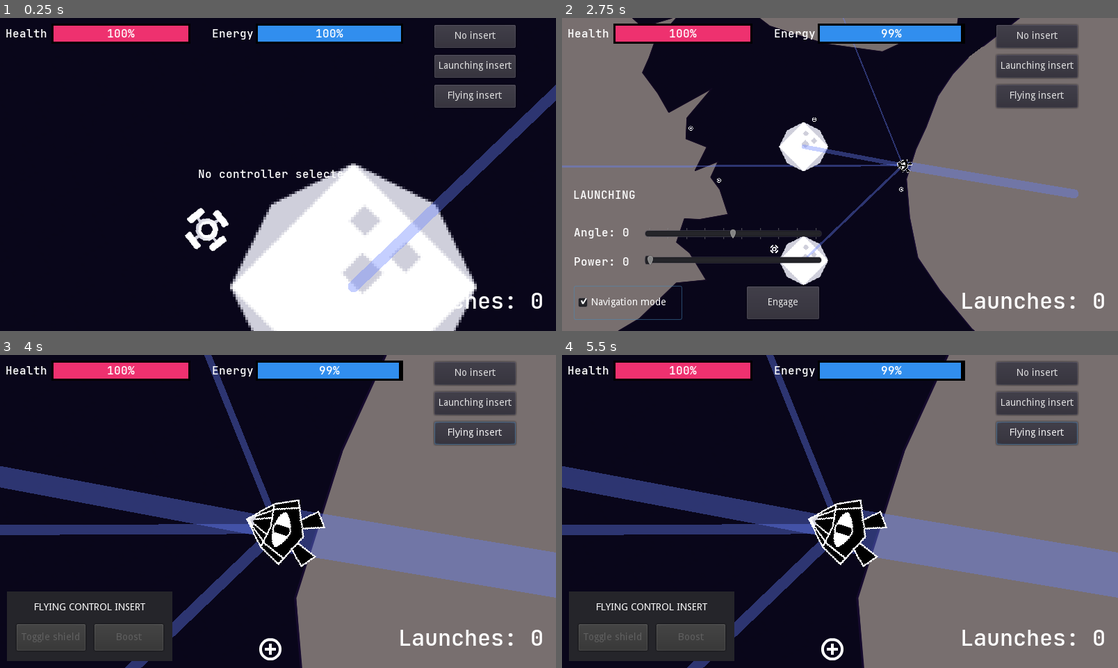
Above: before the commit, frames 1-4 (two rows, left to right).
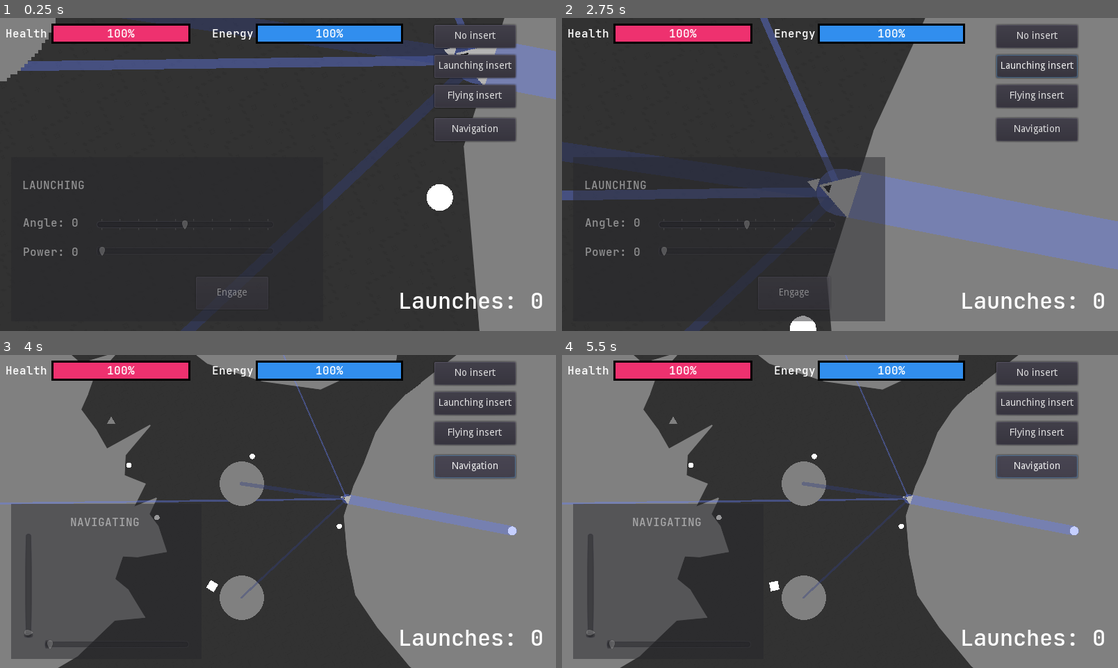
Above: after the commit, the same moments.

Repository: enricllagostera/de-volta
Game: Godot game, scene res://scenes/Game.tscn
The game is run twice, just before and just after one commit, with the same random seed, the same clock (stepped at 60 frames per second) and the same inputs.
Inputs (mouse positions are in pixels of both pictures, inside the frame that each line leads up to):
- Up to frame 1 (0.25 s): no input
- Up to frame 2 (2.75 s): click "No insert" at 0.5 s; click "Launching insert" at 1.25 s; click (628, 302) at 2 s, where only the run before the commit has a clickable "Navigation mode"
- Up to frame 3 (4 s): click "Flying insert" at 2.75 s; click (472, 467) at 3.5 s, where only the run after the commit has a clickable "Navigation"
- Up to frame 4 (5.5 s): tap Enter (ui_accept) at 4.25, 4.52, 4.82, 5.27, 5.3 s; hold Right (ui_right) 4.28-5.03 s; tap 1 (empty_controller) at 4.35 s; tap 2 (launching_controller) at 4.55, 5.1 s; hold Down (ui_down) from 5.03 s (still down)

The runs differ from the first frame. In frame 1, 93% of the frame differs, in the area x 0-100%, y 0-100%; in frame 2, 69%; in frame 3, 68%; in frame 4, 68%.
Error after the commit: Invalid get index '0' (on base: 'Array'). (res://RecordPlayer.gd:21)

Commit message:
feat: Added gameplat recording and playbac, some re-org too
Closes #3

Diff:
--- a/GravityAttractor.tscn
+++ b/GravityAttractor.tscn
@@ -1,7 +1,7 @@
 [gd_scene load_steps=4 format=2]
 
 [ext_resource path="res://GravitationalAsteroid.gd" type="Script" id=1]
-[ext_resource path="res://images/meteor_detailedLarge.png" type="Texture" id=2]
+[ext_resource path="res://images/prototyping_shapes1.png" type="Texture" id=2]
 
 [sub_resource type="CircleShape2D" id=9]
 radius = 157.08
@@ -15,11 +15,9 @@
 mass = 10000.0
 
 [node name="CollisionShape2D" type="CollisionShape2D" parent="."]
-visible = false
 shape = SubResource( 9 )
 
 [node name="Visual" type="Sprite" parent="."]
-visible = false
 texture = ExtResource( 2 )
 
 [node name="Line2D" type="Line2D" parent="."]
--- a/Player.gd
+++ b/Player.gd
@@ -11,7 +11,7 @@
 func _ready():
 	_change_launch_angle(0)
 	_change_launch_power(0)
-	activate_empty_controller()
+	activate_launching_controller()
 	$JSBridge.js_call("testFunction")
 
 
@@ -46,10 +46,10 @@
 	if $Starship.is_grounded:
 		$Controllers/Launching.visible = true
 		# Navigation mode
-		if Input.is_action_just_pressed("ui_accept"):
-			_change_navigation_mode(true)
-		elif Input.is_action_just_released("ui_accept"):
-			_change_navigation_mode(false)
+		# if Input.is_action_just_pressed("ui_accept"):
+		# 	_change_navigation_mode(true)
+		# elif Input.is_action_just_released("ui_accept"):
+		# 	_change_navigation_mode(false)
 		# Angle processing
 		if Input.is_action_just_pressed("ui_left"):
 			_change_launch_angle($Starship.launch_angle - ANGLE_INCREMENT_PER_PRESS)
@@ -68,7 +68,7 @@
 func _change_navigation_mode(new_state):
 	$Starship.is_navigating = new_state
 	$Starship.emit_signal("navigation_engaged", new_state)
-	$Controllers/Launching/NavigationToggle.pressed = new_state
+	# $Controllers/Launching/NavigationToggle.pressed = new_state
 
 
 func _change_launch_power(new_value):
@@ -102,8 +102,9 @@
 	$Starship.emit_signal("navigation_engaged", button_pressed)
 
 
-func _on_Starship_navigation_engaged(is_active):
-	$Controllers/Launching/NavigationToggle.pressed = is_active
+func _on_Starship_navigation_engaged(_is_active):
+	#	$Controllers/Launching/NavigationToggle.pressed = is_active
+	pass
 
 
 func _on_EmptyButton_pressed():
@@ -130,25 +131,39 @@
 
 func activate_launching_controller(_args = null):
 	$Controllers/Launching.visible = true
+	$Controllers/Flying.visible = false
+	$Controllers/Navigating.visible = false
 	$Starship.controller = $Starship.Controller.LAUNCHING
-	$Controllers/Flying.visible = false
+	_change_navigation_mode(false)
 
 
 func activate_empty_controller(_args = null):
 	$Controllers/Launching.visible = false
+	$Controllers/Navigating.visible = false
+	$Controllers/Flying.visible = false
 	$Starship.controller = $Starship.Controller.EMPTY
-	$Starship.is_navigating = false
-	$Controllers/Flying.visible = false
-	$Starship.emit_signal("navigation_engaged", false)
+	_change_navigation_mode(false)
 
 
 func activate_flying_controller(_args = null):
 	$Controllers/Launching.visible = false
+	$Controllers/Flying.visible = true
+	$Controllers/Navigating.visible = false
 	$Starship.controller = $Starship.Controller.FLYING
-	$Starship.is_navigating = false
-	$Controllers/Flying.visible = true
-	$Starship.emit_signal("navigation_engaged", false)
+	_change_navigation_mode(false)
+
+
+func activate_navigating_controller(_args = null):
+	$Controllers/Launching.visible = false
+	$Controllers/Flying.visible = false
+	$Controllers/Navigating.visible = true
+	$Starship.controller = $Starship.Controller.NAVIGATING
+	_change_navigation_mode(true)
 
 
 func _on_ShieldButton_toggled(button_pressed):
-	$Starship.is_shielded = true
+	$Starship.is_shielded = button_pressed
+
+
+func _on_NavigatingButton_pressed():
+	activate_navigating_controller()
--- /dev/null
+++ b/RecordPlayer.gd
@@ -0,0 +1,51 @@
+extends Node2D
+
+export(NodePath) var source_node
+export var history = []
+export var initial_ticks = 0
+onready var source = get_node(source_node)
+var history_index = 0
+var timer = 0.0
+var playback_time_scale
+
+
+func _ready():
+	history_index = 0
+	load_history()
+	timer = 0.0
+
+
+func _process(delta):
+	timer += delta
+	var next_index = get_next_index(history_index)
+	var next_tick_time = history[next_index].tick - initial_ticks
+	while timer >= next_tick_time:
+		history_index = get_next_index(history_index)
+		if history_index == 0:
+			timer = 0.0
+		next_index = get_next_index(history_index)
+		next_tick_time = history[next_index].tick - initial_ticks
+	var next_position = str2var("Vector2" + history[history_index].position)
+	rotation_degrees = history[history_index].rotation_degrees
+	position = next_position
+
+
+func get_next_index(from_index):
+	return 0 if (from_index + 1) >= history.size() else from_index + 1
+
+
+func load_history():
+	var path = "user://record_" + source.name + ".sav"
+	# Check if there is a saved file
+	var file = File.new()
+	if not file.file_exists(path):
+		print("No file saved!")
+		return
+	# Try to open existing file
+	if file.open(path, File.READ) != 0:
+		print("Error opening file")
+		return
+	# All is OK, get the data
+	var data = parse_json(file.get_line())
+	history = data.history
+	initial_ticks = data.initial_ticks
--- /dev/null
+++ b/Recorder.gd
@@ -0,0 +1,62 @@
+extends Node2D
+
+onready var initial_ticks = 0.0;
+export onready var history = []
+export(NodePath) var position_target;
+export(NodePath) var rotation_target;
+
+onready var pos_target = get_node(position_target)
+onready var rot_target = get_node(rotation_target)
+
+export var save_on_exit = true;
+
+var movement_threshold = 1.0;
+var old_position = Vector2.ZERO;
+var timeSinceReady = 0.0;
+
+func _ready():
+	save_on_exit = false;
+
+func _process(delta):
+	timeSinceReady += delta;
+	var new_record = {};
+	var pos = pos_target.position
+	if pos.distance_to(old_position) >= movement_threshold:
+		new_record.position = pos
+		old_position = pos
+		new_record.rotation_degrees = rot_target.rotation_degrees;
+		new_record.time_scale = Engine.time_scale
+	if not new_record.empty():
+		new_record.tick = timeSinceReady;
+		add_record(new_record);
+
+func add_record(record):
+	history.append(record);
+
+func _exit_tree():
+	# Create a last record to show stopped
+	var new_record = {};
+	new_record.position = pos_target.position
+	new_record.rotation_degrees = rot_target.rotation_degrees;
+	new_record.time_scale = Engine.time_scale
+	new_record.tick = timeSinceReady;
+	add_record(new_record);
+	if save_on_exit:
+		save_history();
+
+func save_history():
+	var file = File.new();
+	var path = "user://record_"+ pos_target.name + ".sav";
+	if file.open(path, File.WRITE) != 0:
+		print("Error opening file")
+		return
+	var data = {}
+	data.initial_ticks = initial_ticks
+	data.history = history
+	print(path);
+	file.store_line(to_json(data))
+	file.close()
+
+
+func _on_Starship_goal_reached(_launch_count, _energy):
+	save_on_exit = true;
--- a/Starship.gd
+++ b/Starship.gd
@@ -8,7 +8,7 @@
 const OFFSCREEN_TIME_MAX = 1.0
 const SHIELD_PROTECTION_RATE = 0.8
 
-enum Controller { EMPTY, LAUNCHING, FLYING, REPAIRING }
+enum Controller { EMPTY, LAUNCHING, FLYING, REPAIRING, NAVIGATING }
 
 export var base_power = 1.0
 export var base_damp = 0.001
@@ -20,7 +20,7 @@
 export var energy_per_battery = 30.0
 export var energy_for_navigation_per_s = 0.5
 
-var controller = Controller.EMPTY
+onready var controller = Controller.LAUNCHING
 var launch_count = 0
 var launch_angle = 0
 var launch_power = 0
@@ -60,7 +60,7 @@
 			$LaunchAim.visible = false
 
 
-func _flying(delta):
+func _flying(_delta):
 	Engine.time_scale = 1.0
 	if is_grounded:
 		is_shielded = false
--- a/default_bus_layout.tres
+++ /dev/null
@@ -1,3 +0,0 @@
-[gd_resource type="AudioBusLayout" format=2]
-
-[resource]
--- a/scenes/LargeTestMap.tscn
+++ b/levels/LargeTestMap.tscn
@@ -11,11 +11,14 @@
 [ext_resource path="res://Map.gd" type="Script" id=9]
 [ext_resource path="res://scenes/TerrainMountains.tscn" type="PackedScene" id=10]
 [ext_resource path="res://scenes/TerrainOcean.tscn" type="PackedScene" id=11]
-[ext_resource path="res://images/icon_plusSmall.png" type="Texture" id=12]
-[ext_resource path="res://images/station_C.png" type="Texture" id=13]
+[ext_resource path="res://images/prototyping_shapes1.png" type="Texture" id=12]
+[ext_resource path="res://images/prototyping_shapes2.png" type="Texture" id=13]
 [ext_resource path="res://fonts/BaseFont.tres" type="DynamicFont" id=14]
+[ext_resource path="res://Recorder.gd" type="Script" id=15]
+[ext_resource path="res://RecordPlayer.gd" type="Script" id=16]
 [ext_resource path="res://TextureScroll.gd" type="Script" id=17]
 [ext_resource path="res://images/pattern02.png" type="Texture" id=18]
+[ext_resource path="res://images/prototyping_shapes3.png" type="Texture" id=19]
 [ext_resource path="res://GravityAttractor.tscn" type="PackedScene" id=28]
 
 [sub_resource type="StyleBoxFlat" id=5]
@@ -156,7 +159,7 @@
 
 [node name="Backdrop" type="Polygon2D" parent="Scenario"]
 position = Vector2( 1342.5, 649 )
-color = Color( 0.0352941, 0.0235294, 0.101961, 1 )
+color = Color( 0.196078, 0.196078, 0.196078, 1 )
 texture = ExtResource( 18 )
 texture_scale = Vector2( 0.5, 0.5 )
 texture_rotation_degrees = 71.6
@@ -166,9 +169,12 @@
 
 [node name="Terrain" parent="Scenario" instance=ExtResource( 10 )]
 material = null
-color = Color( 0.470588, 0.435294, 0.435294, 1 )
+color = Color( 0.501961, 0.501961, 0.501961, 1 )
 texture = null
 polygon = PoolVector2Array( -982, -69, -976, -888, -535, -934, -500, -782, -353, -793, -399, -569, -220, -412, 36, -489 …(229 unchanged characters)…
+
+[node name="Line2D" parent="Scenario/Terrain" index="0"]
+default_color = Color( 0.501961, 0.501961, 0.501961, 1 )
 
 [node name="PlanetAttractorLeft3" parent="Scenario" instance=ExtResource( 28 )]
 position = Vector2( -982, 595 )
@@ -176,21 +182,27 @@
 [node name="Terrain3" parent="Scenario" instance=ExtResource( 10 )]
 material = null
 position = Vector2( 2029, -1508 )
-color = Color( 0.470588, 0.435294, 0.435294, 1 )
+color = Color( 0.501961, 0.501961, 0.501961, 1 )
 texture = null
 texture_rotation_degrees = 45.0
 polygon = PoolVector2Array( -982, -69, -976, -888, -535, -934, -500, -782, -353, -793, -399, -569, -220, -412, 36, -489 …(237 unchanged characters)…
 offset_speed = -10.0
 
+[node name="Line2D" parent="Scenario/Terrain3" index="0"]
+default_color = Color( 0.501961, 0.501961, 0.501961, 1 )
+
 [node name="PlanetAttractorLeft5" parent="Scenario" instance=ExtResource( 28 )]
 position = Vector2( 1047, -913 )
 mass = 5000.0
 
 [node name="Terrain2" parent="Scenario" instance=ExtResource( 11 )]
 material = null
-color = Color( 0.470588, 0.435294, 0.435294, 1 )
+color = Color( 0.501961, 0.501961, 0.501961, 1 )
 texture = null
 polygon = PoolVector2Array( -49, -434, 218, -642, 585, -713, 1065, -761, 1305, -134, 1821, 700, 1168, 1904, 608, 2021, 196, 1860, -129, 1600, -359, 1323, -519, 1088, -578, 802, -602, 522, -535, 310, -457, 140, -375, -76, -270, -233, -157, -353 )
+
+[node name="Line2D" parent="Scenario/Terrain2" index="1"]
+default_color = Color( 0.501961, 0.501961, 0.501961, 1 )
 
 [node name="PlanetAttractorLeft2" parent="Scenario" instance=ExtResource( 28 )]
 position = Vector2( 2885, 789 )
@@ -216,6 +228,7 @@
 }
 
 [node name="IconPlusSmall" type="Sprite" parent="Scenario/Battery1"]
+scale = Vector2( 0.6, 0.6 )
 texture = ExtResource( 12 )
 
 [node name="CollisionShape2D" type="CollisionShape2D" parent="Scenario/Battery1"]
@@ -229,6 +242,7 @@
 }
 
 [node name="IconPlusSmall" type="Sprite" parent="Scenario/Battery2"]
+scale = Vector2( 0.6, 0.6 )
 texture = ExtResource( 12 )
 
 [node name="CollisionShape2D" type="CollisionShape2D" parent="Scenario/Battery2"]
@@ -242,6 +256,7 @@
 }
 
 [node name="IconPlusSmall" type="Sprite" parent="Scenario/Battery3"]
+scale = Vector2( 0.6, 0.6 )
 texture = ExtResource( 12 )
 
 [node name="CollisionShape2D" type="CollisionShape2D" parent="Scenario/Battery3"]
@@ -255,6 +270,7 @@
 }
 
 [node name="IconPlusSmall" type="Sprite" parent="Scenario/Battery4"]
+scale = Vector2( 0.6, 0.6 )
 texture = ExtResource( 12 )
 
 [node name="CollisionShape2D" type="CollisionShape2D" parent="Scenario/Battery4"]
@@ -268,38 +284,33 @@
 }
 
 [node name="IconPlusSmall" type="Sprite" parent="Scenario/Battery5"]
+scale = Vector2( 0.6, 0.6 )
 texture = ExtResource( 12 )
 
 [node name="CollisionShape2D" type="CollisionShape2D" parent="Scenario/Battery5"]
 shape = SubResource( 8 )
 
-[node name="PlanetAttractorLeft" parent="Scenario" instance=ExtResource( 28 )]
+[node name="Asteroid1" parent="Scenario" instance=ExtResource( 28 )]
+modulate = Color( 0.501961, 0.501961, 0.501961, 1 )
 position = Vector2( 938, 1268 )
 mass = 4000.0
 
-[node name="CollisionShape2D" parent="Scenario/PlanetAttractorLeft" index="0"]
-visible = true
-
-[node name="Visual" parent="Scenario/PlanetAttractorLeft" index="1"]
-visible = true
-scale = Vector2( 3.69531, 3.69531 )
-
-[node name="PlanetAttractorLeft4" parent="Scenario" instance=ExtResource( 28 )]
+[node name="Visual" parent="Scenario/Asteroid1" index="1"]
+scale = Vector2( 5, 5 )
+
+[node name="Asteroid2" parent="Scenario" instance=ExtResource( 28 )]
+modulate = Color( 0.501961, 0.501961, 0.501961, 1 )
 position = Vector2( 938, 450 )
 mass = 4000.0
 
-[node name="CollisionShape2D" parent="Scenario/PlanetAttractorLeft4" index="0"]
-visible = true
-
-[node name="Visual" parent="Scenario/PlanetAttractorLeft4" index="1"]
-visible = true
-scale = Vector2( 3.69531, 3.69531 )
+[node name="Visual" parent="Scenario/Asteroid2" index="1"]
+scale = Vector2( 5, 5 )
 
 [node name="Player" type="Node2D" parent="."]
 script = ExtResource( 5 )
 
 [node name="Starship" parent="Player" groups=["starship"] instance=ExtResource( 2 )]
-position = Vector2( 1687, 595 )
+position = Vector2( 1696, 560 )
 base_power = 6.0
 base_damp = 0.001
 base_gravity = 0
@@ -335,13 +346,15 @@
 align = 1
 valign = 1
 
-[node name="Launching" type="Control" parent="Player/Controllers"]
+[node name="Launching" type="Panel" parent="Player/Controllers"]
 visible = false
-anchor_right = 1.0
-anchor_bottom = 1.0
-__meta__ = {
-"_edit_use_anchors_": false
-}
+modulate = Color( 1, 1, 1, 0.478431 )
+anchor_top = 1.0
+anchor_bottom = 1.0
+margin_left = 16.0
+margin_top = -250.0
+margin_right = 465.0
+margin_bottom = -14.0
 
 [node name="Title" type="Label" parent="Player/Controllers/Launching"]
 anchor_top = 1.0
@@ -372,10 +385,10 @@
 }
 
 [node name="AngleHSlider" type="HSlider" parent="Player/Controllers/Launching"]
-margin_left = 119.0
-margin_top = 302.0
-margin_right = 374.0
-margin_bottom = 318.0
+margin_left = 123.0
+margin_top = 89.0
+margin_right = 378.0
+margin_bottom = 105.0
 min_value = -80.0
 max_value = 80.0
 tick_count = 10
@@ -399,10 +412,10 @@
 }
 
 [node name="PowerHSlider" type="HSlider" parent="Player/Controllers/Launching"]
-margin_left = 119.0
-margin_top = 340.0
-margin_right = 374.0
-margin_bottom = 356.0
+margin_left = 123.0
+margin_top = 127.0
+margin_right = 378.0
+margin_bottom = 143.0
 
 [node name="EngageButton" type="Button" parent="Player/Controllers/Launching"]
 anchor_top = 1.0
@@ -416,21 +429,9 @@
 "_edit_use_anchors_": false
 }
 
-[node name="NavigationToggle" type="CheckBox" parent="Player/Controllers/Launching"]
-anchor_top = 1.0
-anchor_bottom = 1.0
-margin_left = 18.0
-margin_top = -64.0
-margin_right = 172.0
-margin_bottom = -17.0
-text = "Navigation mode"
-flat = true
-__meta__ = {
-"_edit_use_anchors_": false
-}
-
 [node name="Flying" type="Panel" parent="Player/Controllers"]
 visible = false
+modulate = Color( 1, 1, 1, 0.478431 )
 anchor_top = 1.0
 anchor_bottom = 1.0
 margin_left = 10.0
@@ -477,6 +478,50 @@
 text = "FLYING CONTROL INSERT"
 align = 1
 
+[node name="Navigating" type="Panel" parent="Player/Controllers"]
+visible = false
+modulate = Color( 1, 1, 1, 0.478431 )
+anchor_top = 1.0
+anchor_bottom = 1.0
+margin_left = 16.0
+margin_top = -236.0
+margin_right = 290.0
+margin_bottom = -13.0
+__meta__ = {
+"_edit_use_anchors_": false
+}
+
+[node name="Title" type="Label" parent="Player/Controllers/Navigating"]
+anchor_top = 1.0
+anchor_bottom = 1.0
+margin_left = 16.0
+margin_top = -207.0
+margin_right = 255.0
+margin_bottom = -186.0
+custom_fonts/font = ExtResource( 14 )
+text = "NAVIGATING"
+align = 1
+valign = 1
+__meta__ = {
+"_edit_use_anchors_": false
+}
+
+[node name="HSlider" type="HSlider" parent="Player/Controllers/Navigating"]
+anchor_top = 1.0
+anchor_bottom = 1.0
+margin_left = 48.0
+margin_top = -29.0
+margin_right = 256.0
+margin_bottom = -13.0
+
+[node name="VSlider" type="VSlider" parent="Player/Controllers/Navigating"]
+anchor_top = 1.0
+anchor_bottom = 1.0
+margin_left = 17.0
+margin_top = -181.0
+margin_right = 33.0
+margin_bottom = -30.0
+
 [node name="EmptyButton" type="Button" parent="Player/Controllers"]
 margin_left = 625.0
 margin_top = 10.0
@@ -509,6 +554,32 @@
 "_edit_use_anchors_": false
 }
 
+[node name="NavigatingButton" type="Button" parent="Player/Controllers"]
+margin_left = 625.0
+margin_top = 144.0
+margin_right = 742.0
+margin_bottom = 177.0
+rect_pivot_offset = Vector2( 39, 11 )
+text = "Navigation"
+__meta__ = {
+"_edit_use_anchors_": false
+}
+
+[node name="Recorder" type="Node2D" parent="."]
+script = ExtResource( 15 )
+position_target = NodePath("../Player/Starship")
+rotation_target = NodePath("../Player/Starship/Visual")
+save_on_exit = false
+
+[node name="GhostShip" type="Node2D" parent="."]
+script = ExtResource( 16 )
+source_node = NodePath("../Player/Starship")
+
+[node name="ShipL" type="Sprite" parent="GhostShip"]
+modulate = Color( 0.501961, 0.501961, 0.501961, 1 )
+position = Vector2( 9.53674e-07, 9.53674e-07 )
+texture = ExtResource( 19 )
+
 [connection signal="body_entered" from="Scenario/Goal" to="Player/Starship" method="_on_Goal_body_entered"]
 [connection signal="body_entered" from="Scenario/Battery1" to="Scenario/Battery1" method="_on_Battery_body_entered"]
 [connection signal="body_entered" from="Scenario/Battery2" to="Scenario/Battery2" method="_on_Battery_body_entered"]
@@ -516,6 +587,7 @@
 [connection signal="body_entered" from="Scenario/Battery4" to="Scenario/Battery4" method="_on_Battery_body_entered"]
 [connection signal="body_entered" from="Scenario/Battery5" to="Scenario/Battery5" method="_on_Battery_body_entered"]
 [connection signal="energy_changed" from="Player/Starship" to="HUD/EnergyBar" method="_on_Starship_energy_changed"]
+[connection signal="goal_reached" from="Player/Starship" to="Recorder" method="_on_Starship_goal_reached"]
 [connection signal="health_changed" from="Player/Starship" to="HUD/HealthBar" method="_on_Starship_health_changed"]
 [connection signal="launched" from="Player/Starship" to="HUD/LaunchesLbl" method="_on_Starship_launched"]
 [connection signal="navigation_engaged" from="Player/Starship" to="." method="_on_Starship_navigation_engaged"]
@@ -523,11 +595,15 @@
 [connection signal="value_changed" from="Player/Controllers/Launching/AngleHSlider" to="Player" method="_on_AngleHSlider_value_changed"]
 [connection signal="value_changed" from="Player/Controllers/Launching/PowerHSlider" to="Player" method="_on_PowerHSlider_value_changed"]
 [connection signal="pressed" from="Player/Controllers/Launching/EngageButton" to="Player" method="_on_EngageButton_pressed"]
-[connection signal="toggled" from="Player/Controllers/Launching/NavigationToggle" to="Player" method="_on_NavigationToggle_toggled"]
 [connection signal="toggled" from="Player/Controllers/Flying/ShieldButton" to="Player" method="_on_ShieldButton_toggled"]
 [connection signal="pressed" from="Player/Controllers/EmptyButton" to="Player" method="_on_EmptyButton_pressed"]
 [connection signal="pressed" from="Player/Controllers/LauncherButton" to="Player" method="_on_LauncherButton_pressed"]
 [connection signal="pressed" from="Player/Controllers/FlyingButton" to="Player" method="_on_FlyingButton_pressed"]
-
-[editable path="Scenario/PlanetAttractorLeft"]
-[editable path="Scenario/PlanetAttractorLeft4"]
+[connection signal="pressed" from="Player/Controllers/NavigatingButton" to="Player" method="_on_NavigatingButton_pressed"]
+
+[editable path="Scenario/Terrain"]
+[editable path="Scenario/Terrain3"]
+[editable path="Scenario/Terrain2"]
+[editable path="Scenario/Asteroid1"]
+[editable path="Scenario/Asteroid2"]
+[editable path="Player/Starship"]
--- a/project.godot
+++ b/project.godot
@@ -34,7 +34,7 @@
 window/size/height=450
 window/size/test_width=800
 window/size/test_height=450
-window/stretch/mode="2d"
+window/stretch/mode="viewport"
 window/stretch/aspect="keep"
 
 [global]
--- a/scenes/Game.tscn
+++ b/scenes/Game.tscn
@@ -1,6 +1,6 @@
 [gd_scene load_steps=3 format=2]
 
-[ext_resource path="res://scenes/LargeTestMap.tscn" type="PackedScene" id=1]
+[ext_resource path="res://levels/LargeTestMap.tscn" type="PackedScene" id=1]
 [ext_resource path="res://Game.gd" type="Script" id=2]
 
 [node name="Game" type="Node2D"]
--- a/scenes/Starship.tscn
+++ b/scenes/Starship.tscn
@@ -1,35 +1,15 @@
-[gd_scene load_steps=12 format=2]
+[gd_scene load_steps=9 format=2]
 
 [ext_resource path="res://Starship.gd" type="Script" id=1]
-[ext_resource path="res://images/ship_A.png" type="Texture" id=2]
-[ext_resource path="res://images/triangle_starship2.png" type="Texture" id=3]
+[ext_resource path="res://images/prototyping_shapes3.png" type="Texture" id=2]
 [ext_resource path="res://images/triangle_particles2.png" type="Texture" id=4]
 [ext_resource path="res://images/triangle_particles1.png" type="Texture" id=5]
 
 [sub_resource type="CircleShape2D" id=1]
-radius = 51.0098
+radius = 21.0
 
 [sub_resource type="Curve" id=5]
 _data = [ Vector2( 0, 1 ), 0.0, 0.0, 0, 0, Vector2( 1, 0.00480771 ), 0.0, 0.0, 0, 0 ]
-
-[sub_resource type="CurveTexture" id=6]
-curve = SubResource( 5 )
-
-[sub_resource type="ParticlesMaterial" id=4]
-emission_shape = 2
-emission_box_extents = Vector3( 1, 1, 1 )
-flag_disable_z = true
-direction = Vector3( 0, 1, 0 )
-spread = 30.0
-flatness = 1.0
-gravity = Vector3( 0, 0, 0 )
-initial_velocity = 169.19
-initial_velocity_random = 0.15
-orbit_velocity = 0.0
-orbit_velocity_random = 0.0
-angle = 271.2
-angle_random = 1.0
-scale_curve = SubResource( 6 )
 
 [sub_resource type="Curve" id=2]
 _data = [ Vector2( 0, 0 ), 0.0, 1.4, 0, 0, Vector2( 1, 1 ), 0.0, 0.0, 0, 0 ]
@@ -38,17 +18,17 @@
 _data = [ Vector2( 0, 1 ), 0.0, 0.0, 0, 0, Vector2( 1, 0 ), -0.228672, 0.0, 0, 0 ]
 
 [node name="Starship" type="KinematicBody2D"]
+modulate = Color( 0.705882, 0.705882, 0.705882, 1 )
 script = ExtResource( 1 )
 base_damp = 0.01
 
 [node name="CollisionShape2D" type="CollisionShape2D" parent="."]
-position = Vector2( 0, 9 )
 shape = SubResource( 1 )
 
 [node name="Visual" type="Sprite" parent="."]
-texture = ExtResource( 3 )
+texture = ExtResource( 2 )
 
-[node name="Particles2D" type="Particles2D" parent="Visual"]
+[node name="Particles2D" type="CPUParticles2D" parent="Visual"]
 show_behind_parent = true
 position = Vector2( 1, 32 )
 emitting = false
@@ -58,15 +38,30 @@
 explosiveness = 0.8
 randomness = 0.25
 local_coords = false
-process_material = SubResource( 4 )
 texture = ExtResource( 4 )
+emission_shape = 2
+emission_rect_extents = Vector2( 1, 1 )
+direction = Vector2( 0, 1 )
+spread = 30.0
+gravity = Vector2( 0, 0 )
+initial_velocity = 169.19
+initial_velocity_random = 0.15
+angle = 271.2
+angle_random = 1.0
+scale_amount_curve = SubResource( 5 )
+
+[node name="Tip" type="Sprite" parent="Visual"]
+self_modulate = Color( 0.196078, 0.196078, 0.196078, 1 )
+position = Vector2( 0, -19 )
+scale = Vector2( 0.2, 0.2 )
+texture = ExtResource( 2 )
 
 [node name="LaunchAim" type="Node2D" parent="."]
 
 [node name="Tip" type="Sprite" parent="LaunchAim"]
 position = Vector2( 40, 0 )
 rotation = 1.5708
-scale = Vector2( 0.516884, 0.516884 )
+scale = Vector2( 0.3, 0.3 )
 texture = ExtResource( 2 )
 
 [node name="Power" type="Line2D" parent="LaunchAim"]
--- a/scenes/TerrainMountains.tscn
+++ b/scenes/TerrainMountains.tscn
@@ -21,8 +21,8 @@
 offset_speed = -2.0
 
 [node name="Line2D" type="Line2D" parent="."]
-width = 2.0
-default_color = Color( 0.0627451, 0.0313726, 0.12549, 1 )
+width = 4.0
+default_color = Color( 0.705882, 0.705882, 0.705882, 1 )
 begin_cap_mode = 1
 end_cap_mode = 1
 antialiased = true
Binary file added: images/prototyping_shapes.aseprite
Binary file added: images/prototyping_shapes1.png
Not shown, added: images/prototyping_shapes1.png.import
Binary file added: images/prototyping_shapes2.png
Not shown, added: images/prototyping_shapes2.png.import
Binary file added: images/prototyping_shapes3.png
Not shown, added: images/prototyping_shapes3.png.import
Not shown: 1 places in levels/LargeTestMap.tscn that only renumber resources
Renamed: scenes/SmallMapTest.tscn -> levels/SmallMapTest.tscn
Not shown, added: html_templates/base_shell.html
Not shown, added: html_templates/custom_shell.html
